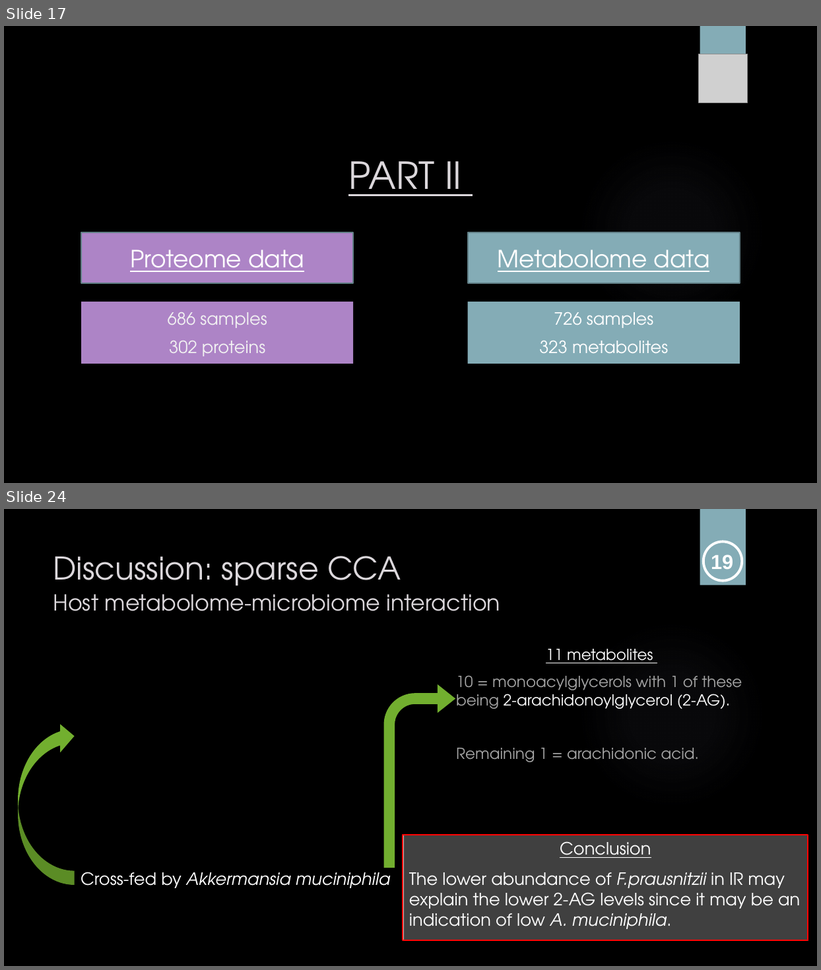
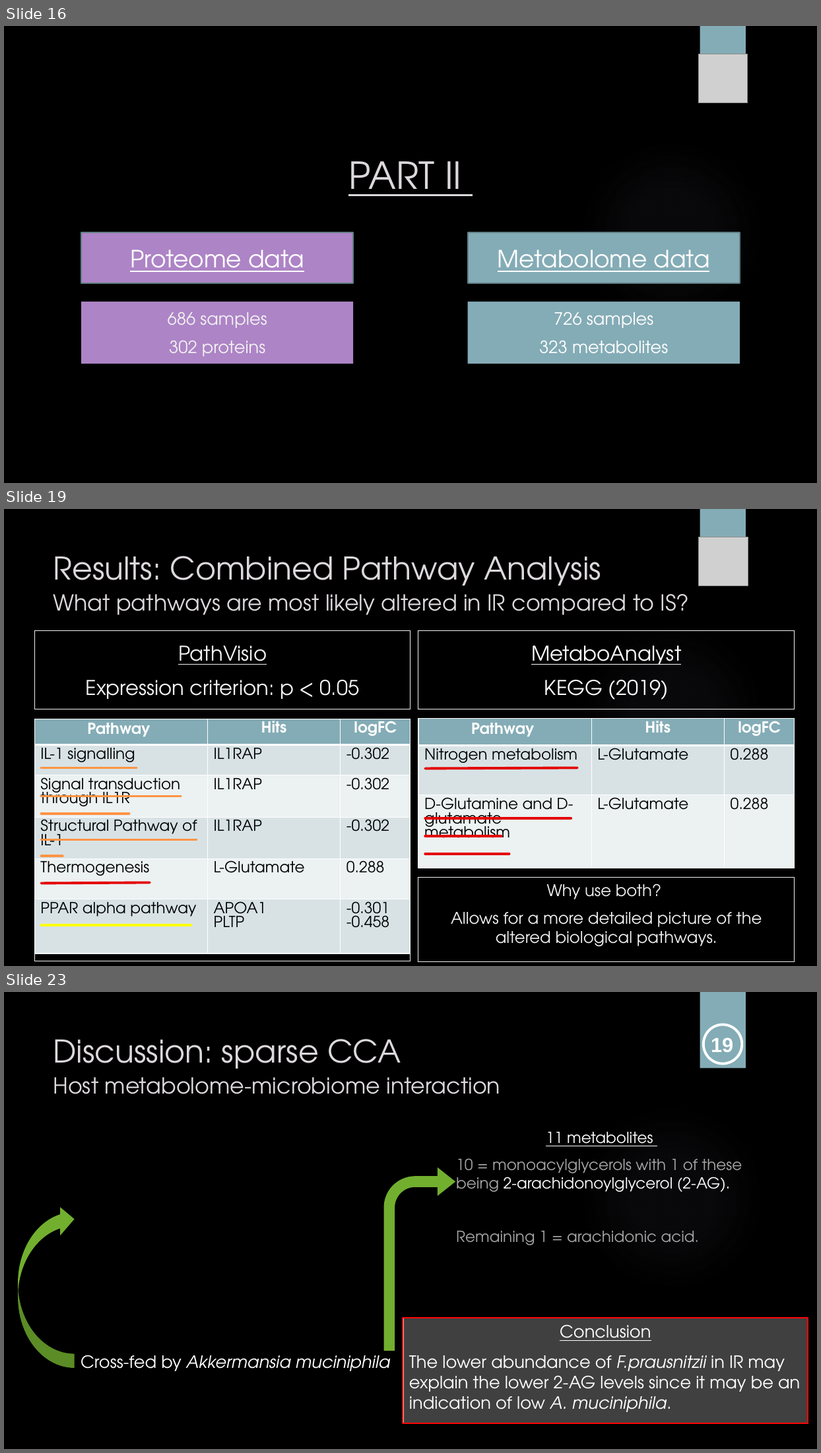
Before and after one commit to sabdeolive/Sabrina_BMS_Bachelor-Internship, a slide deck: Final Presentation.pptx. Shown one above the other, each under a label of ours: slides 17 and 24 before the commit, slides 16, 19 and 23 after it; the slides between them are not shown. The pictures are 821x970 and 821x1453 pixels, drawn with LibreOffice and Linux fonts; fonts in the diff are those of the drawing; grey boxes stand for pictures; background and template pictures are left out. Boxes give left, top, right and bottom in pixels: in the first picture for what was removed or moved away, otherwise in the second. Text is boxed around its words. In the diff, an @@ line names an element or a change of style, - is before the commit and + after.

```diff
--- a/Final Presentation.pptx
+++ b/Final Presentation.pptx
@@ slide 19 added at <box>4,509,817,966</box>, background picture (left out); not listed: 2 template elements that a slide beside it also shows @@
@@ picture added at <box>700,537,748,586</box> @@
@@ title added at <box>54,556,601,595</box>, 37 pt, text #DCD8DC @@
+Results: Combined Pathway Analysis
@@ text added at <box>53,594,690,615</box>, 26 pt, text #DCD8DC @@
+What pathways are most likely altered in IR compared to IS?
@@ rectangle added at <box>34,631,411,710</box>, outline #F2F2F2 0.75 pt, 24 pt, text #F2F2F2 @@
+PathVisio
+Expression criterion: p < 0.05
@@ rectangle added at <box>418,631,795,710</box>, outline #F2F2F2 0.75 pt, 24 pt, text #FFFFFF, underline @@
+MetaboAnalyst
+KEGG (2019)
@@ rectangle added at <box>34,721,411,962</box>, outline #F2F2F2 0.75 pt @@
@@ table added at <box>34,719,411,963</box>, 6 rows, 3 columns @@
+Pathway | Hits | logFC
+IL-1 signalling | IL1RAP | -0.302
+Signal transduction through IL1R | IL1RAP | -0.302
+Structural Pathway of IL-1 | IL1RAP | -0.302
+Thermogenesis | L-Glutamate | 0.288
+PPAR alpha pathway | APOA1 / PLTP | -0.301 / -0.458
@@ table added at <box>418,719,795,868</box>, 3 rows, 3 columns @@
+Pathway | Hits | logFC
+Nitrogen metabolism | L-Glutamate | 0.288
+D-Glutamine and D-glutamate metabolism | L-Glutamate | 0.288
@@ line added from (41, 768) to (137, 768), #FF9443 3 pt @@
@@ line added from (426, 769) to (578, 768), #E40000 3 pt @@
@@ line added from (41, 796) to (181, 796), #FF9443 3 pt @@
@@ line added from (41, 814) to (129, 814), #FF9443 3 pt @@
@@ line added from (426, 819) to (572, 819), #E40000 3 pt @@
@@ line added from (41, 840) to (197, 840), #FF9443 3 pt @@
@@ line added from (426, 836) to (502, 836), #E40000 3 pt @@
@@ line added from (41, 857) to (63, 857), #FF9443 3 pt @@
@@ line added from (426, 854) to (510, 854), #E40000 3 pt @@
@@ line added from (41, 883) to (150, 883), #E40000 3 pt @@
@@ rectangle added at <box>418,877,795,962</box>, outline #F2F2F2 0.75 pt, 19 pt, text #F2F2F2 @@
+Why use both?
+Allows for a more detailed picture of the altered biological pathways.
@@ line added from (41, 925) to (191, 925), #FFFF00 3 pt @@
@@ what was slide 17 is now slide 16 @@
@@ what was slide 24 is now slide 23 @@
```
Also in this commit, not shown: 7 slides changed, 2 other slides added, 17 slides removed.
